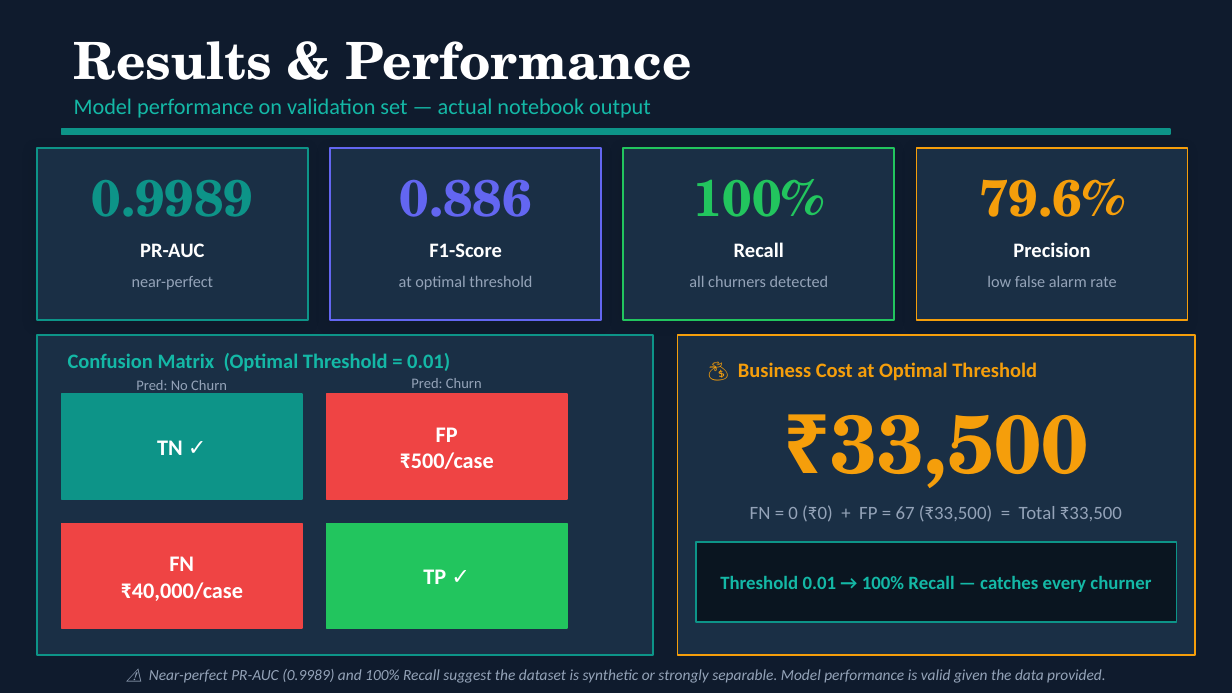
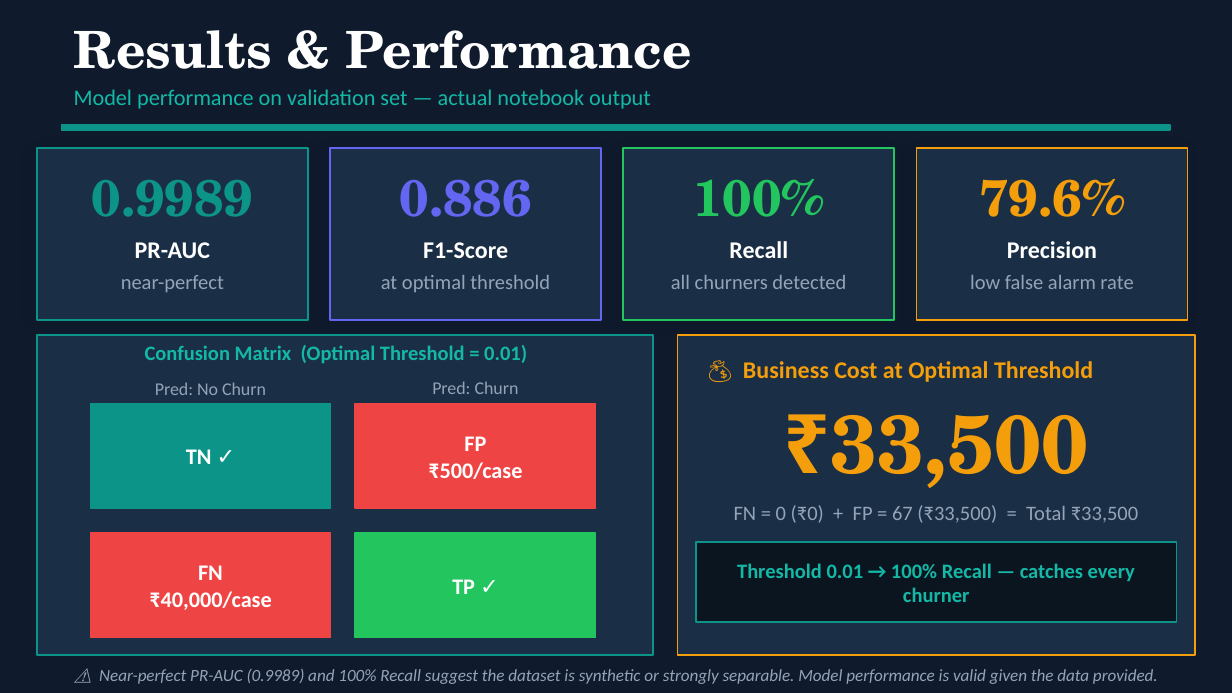
Before and after one commit to Atasii/churnzero26-banking-churn, a slide deck: slide 9 of ChurnZero_atasikolexi05_presentation.pptx. Drawn at 1232x693 pixels with LibreOffice and Linux fonts; fonts in the diff are those of the drawing. Boxes give left, top, right and bottom in pixels: in the first picture for what was removed or moved away, otherwise in the second. Text is boxed around its words. In the diff, an @@ line names an element or a change of style, - is before the commit and + after.

```diff
--- a/ChurnZero_atasikolexi05_presentation.pptx
+++ b/ChurnZero_atasikolexi05_presentation.pptx
@@ text "Results & Performance": place and size @@
-text "Results & Performance" at (74, 41, 692, 80)
+text "Results & Performance" at (74, 30, 692, 69)
@@ text "Model performance on validation set ...": place and size @@
-text "Model performance on validation set ..." at (74, 98, 651, 118)
+text "Model performance on validation set ..." at (74, 89, 651, 109)
@@ size 9.5 to 12 pt in 4 elements at (121, 275, 224, 292), (381, 275, 550, 292), (671, 275, 846, 289), (970, 275, 1133, 289) @@
@@ text "Confusion Matrix (Optimal Threshold = ...": place and size @@
-text "Confusion Matrix (Optimal Threshold = ..." at (68, 353, 450, 371)
+text "Confusion Matrix (Optimal Threshold = ..." at (145, 345, 527, 363)
@@ size 12 to 14 pt in 5 elements at (135, 242, 210, 258), (423, 242, 508, 258), (729, 241, 788, 258), (1007, 241, 1097, 258), (743, 361, 1093, 382) @@
@@ text "Pred: No Churn": place and size @@
-text "Pred: No Churn" at (136, 380, 227, 394)
+text "Pred: No Churn" at (155, 382, 266, 395)
@@ text "Pred: No Churn" at (155, 382, 266, 395): size 8.5 to 10.5 pt @@
@@ text "Pred: Churn": place and size @@
-text "Pred: Churn" at (411, 378, 482, 388)
+text "Pred: Churn" at (432, 381, 519, 394)
@@ text "Pred: Churn" at (432, 381, 519, 394): size 8.5 to 10.5 pt @@
@@ text "FN = 0 (₹0) + ..." at (734, 505, 1138, 523): size 11 to 12 pt @@
@@ 4 texts, 4 rectangles: place and size @@
-4 texts, 4 rectangles at (62, 394, 567, 628)
+4 texts, 4 rectangles at (90, 403, 595, 638)
@@ text "Threshold 0.01 → 100% Recall ..." at (737, 563, 1135, 602): size 11 to 12 pt @@
@@ text "⚠️ Near-perfect PR-AUC (0.9989) and ..." at (99, 669, 1158, 684): size 9 to 10 pt @@
```
Also in this commit, not shown: 11 other slides changed, 1 other file.
